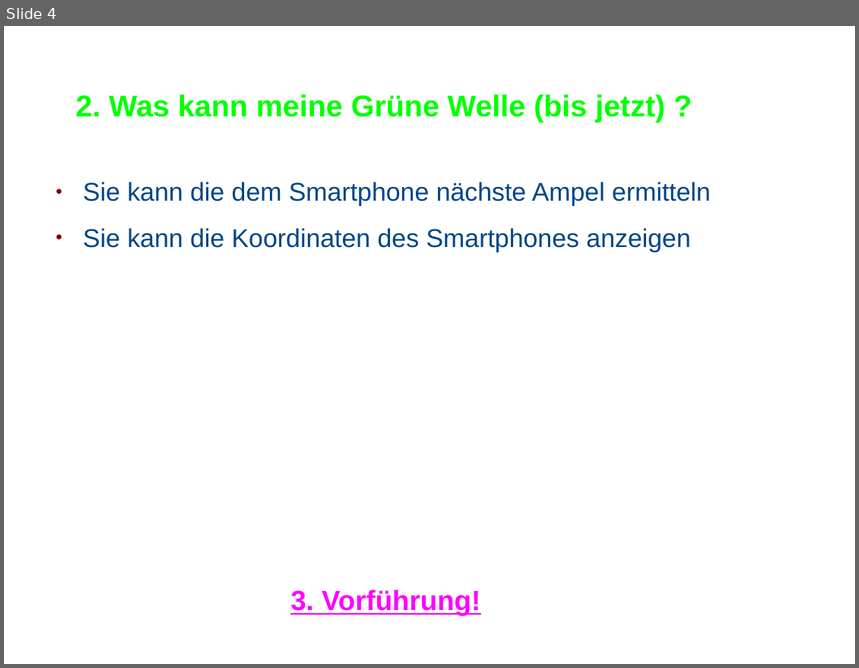
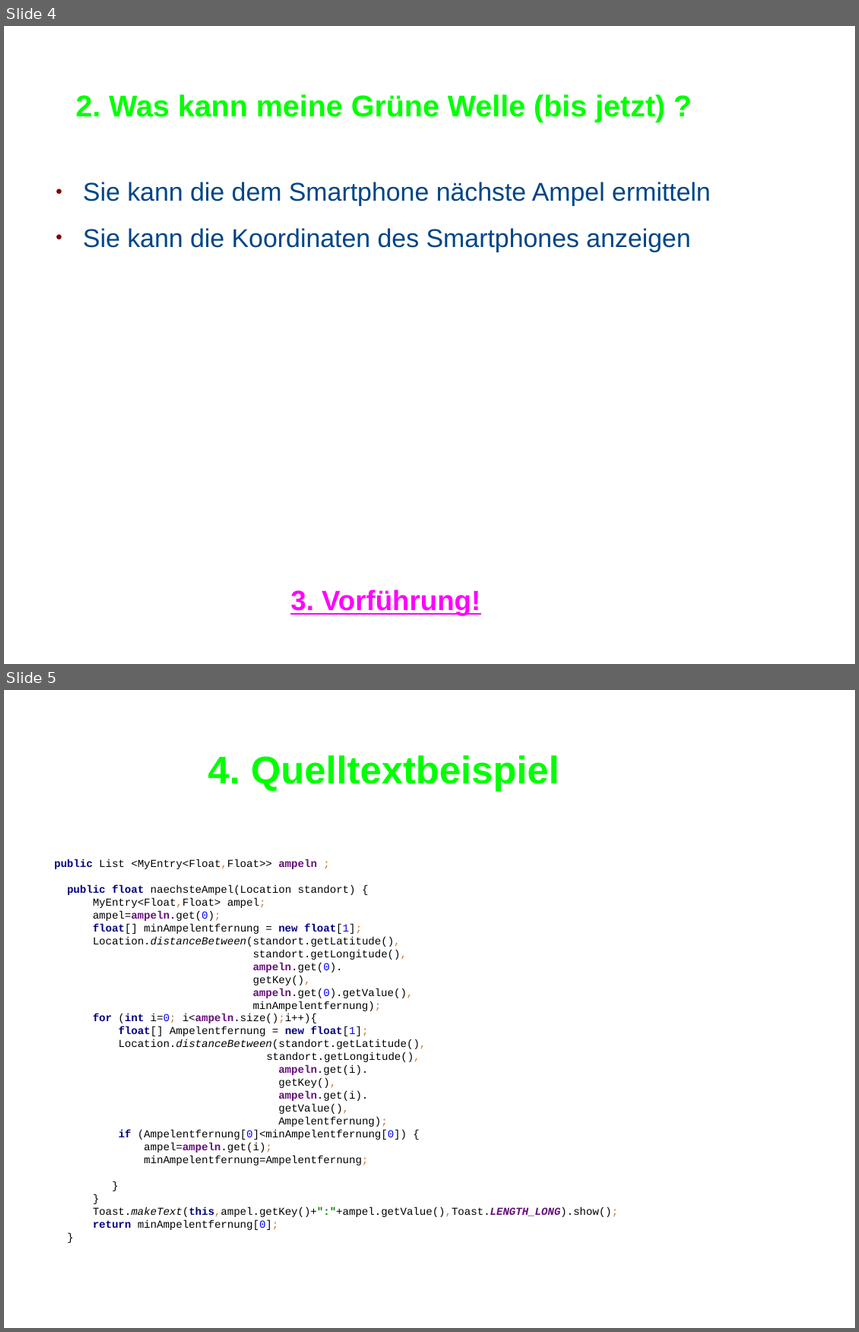
Before and after one commit to MrMariusAP/MeineGrueneWelle, a slide deck: app/src/main/res/Präsentation_MeineGrüneWelle.odp. Shown one above the other, each under a label of ours: slide 4 before the commit, slides 4 and 5 after it. The pictures are 859x668 and 859x1332 pixels, drawn with LibreOffice and Linux fonts; fonts in the diff are those of the drawing; background and template pictures are left out. Boxes give left, top, right and bottom in pixels: in the first picture for what was removed or moved away, otherwise in the second. Text is boxed around its words. In the diff, an @@ line names an element or a change of style, - is before the commit and + after.

Commit message:
Powerpoint

```diff
--- a/app/src/main/res/Präsentation_MeineGrüneWelle.odp
+++ b/app/src/main/res/Präsentation_MeineGrüneWelle.odp
@@ slide 5 added at box(4, 690, 855, 1328), background picture (left out) @@
@@ title added at box(208, 755, 560, 792), 36 pt, text #00FF00, bold @@
+4. Quelltextbeispiel
@@ text added at box(54, 859, 619, 1230), 10 pt, text #000000 @@
+public List <MyEntry<Float,Float>> ampeln ;
+public float naechsteAmpel(Location standort) {
+MyEntry<Float,Float> ampel;
+ampel=ampeln.get(0);
+float[] minAmpelentfernung = new float[1];
+Location.distanceBetween(standort.getLatitude(),
+standort.getLongitude(),
+ampeln.get(0).
+getKey(),
+ampeln.get(0).getValue(),
+minAmpelentfernung);
+for (int i=0; i<ampeln.size();i++){
+float[] Ampelentfernung = new float[1];
+Location.distanceBetween(standort.getLatitude(),
+standort.getLongitude(),
+ampeln.get(i).
+getKey(),
+ampeln.get(i).
+getValue(),
+Ampelentfernung);
+if (Ampelentfernung[0]<minAmpelentfernung[0]) {
+ampel=ampeln.get(i);
+minAmpelentfernung=Ampelentfernung;
+}
+}
+Toast.makeText(this,ampel.getKey()+":"+ampel.getValue(),Toast.LENGTH_LONG).show();
+return minAmpelentfernung[0];
+}
```
Also in this commit, not shown: 3 other slides changed, 1 slide removed, 3 other files.
